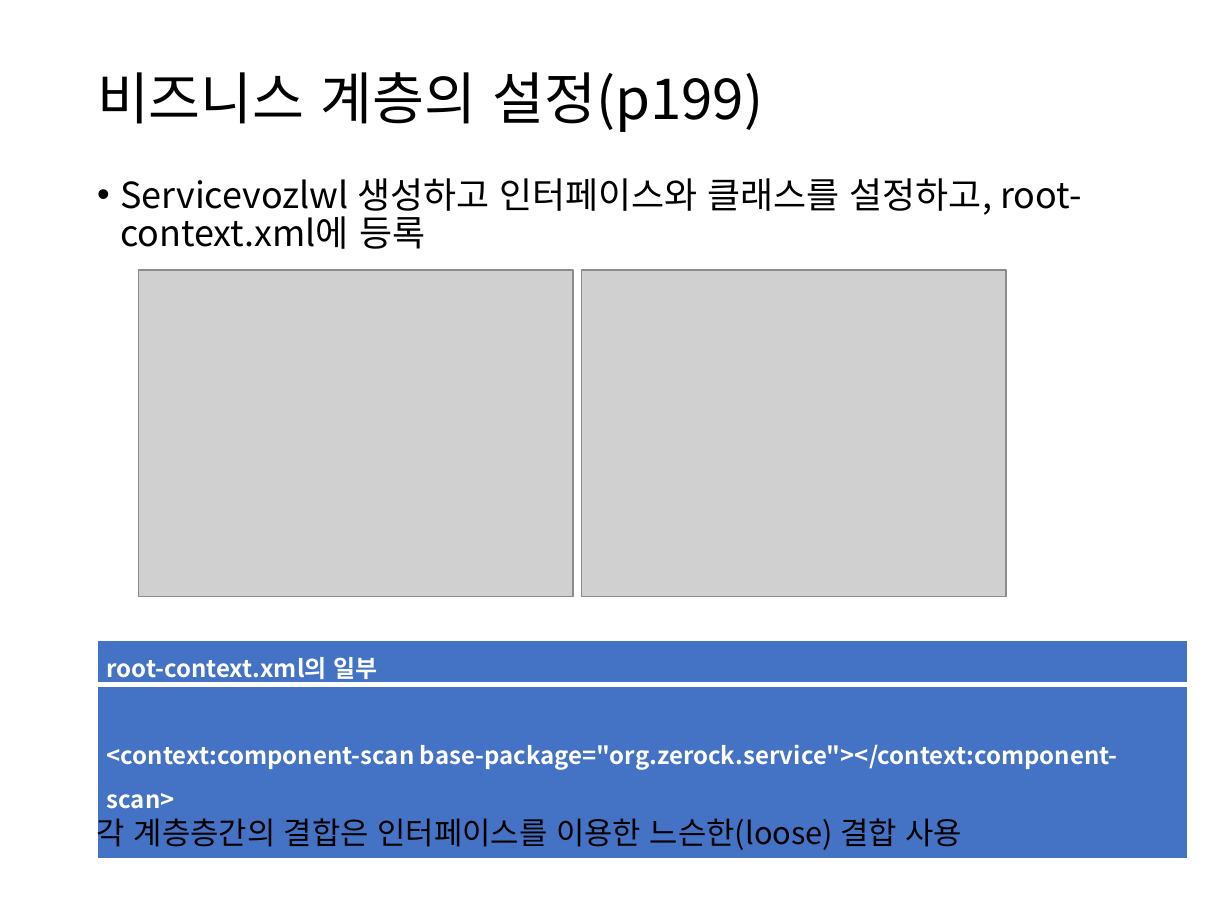
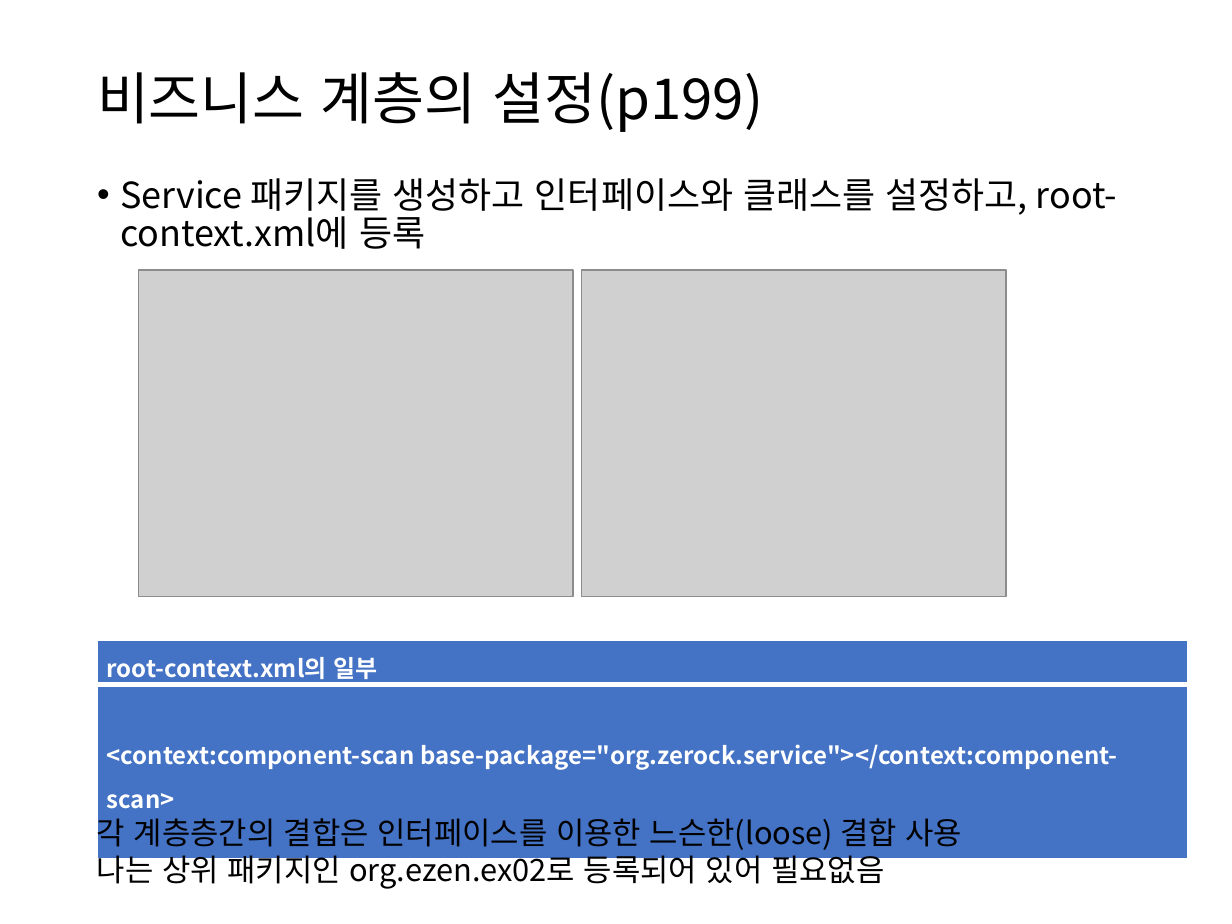
Before and after one commit to itrecipe/Web_Study_ez, a slide deck: slide 33 of spring - 학습자료/PART3.pptx. Drawn at 1232x924 pixels with LibreOffice and Linux fonts; fonts in the diff are those of the drawing; grey boxes stand for pictures. Boxes give left, top, right and bottom in pixels: in the first picture for what was removed or moved away, otherwise in the second. Text is boxed around its words. In the diff, an @@ line names an element or a change of style, - is before the commit and + after.

```diff
--- a/spring - 학습자료/PART3.pptx
+++ b/spring - 학습자료/PART3.pptx
@@ text at bbox=[120, 178, 1117, 249]: text changed @@
-• Servicevozlwl 생성하고 인터페이스와 클래스를 설정하고, root-context.xml에 등록
+• Service 패키지를 생성하고 인터페이스와 클래스를 설정하고, root-context.xml에 등록
@@ text at bbox=[97, 812, 962, 889]: text changed @@
-각 계층층간의 결합은 인터페이스를 이용한 느슨한(loose) 결합 사용
+각 계층층간의 결합은 인터페이스를 이용한 느슨한(loose) 결합 사용
+나는 상위 패키지인 org.ezen.ex02로 등록되어 있어 필요없음
```
Also in this commit, not shown: 6 other slides changed, 2 slides added.
